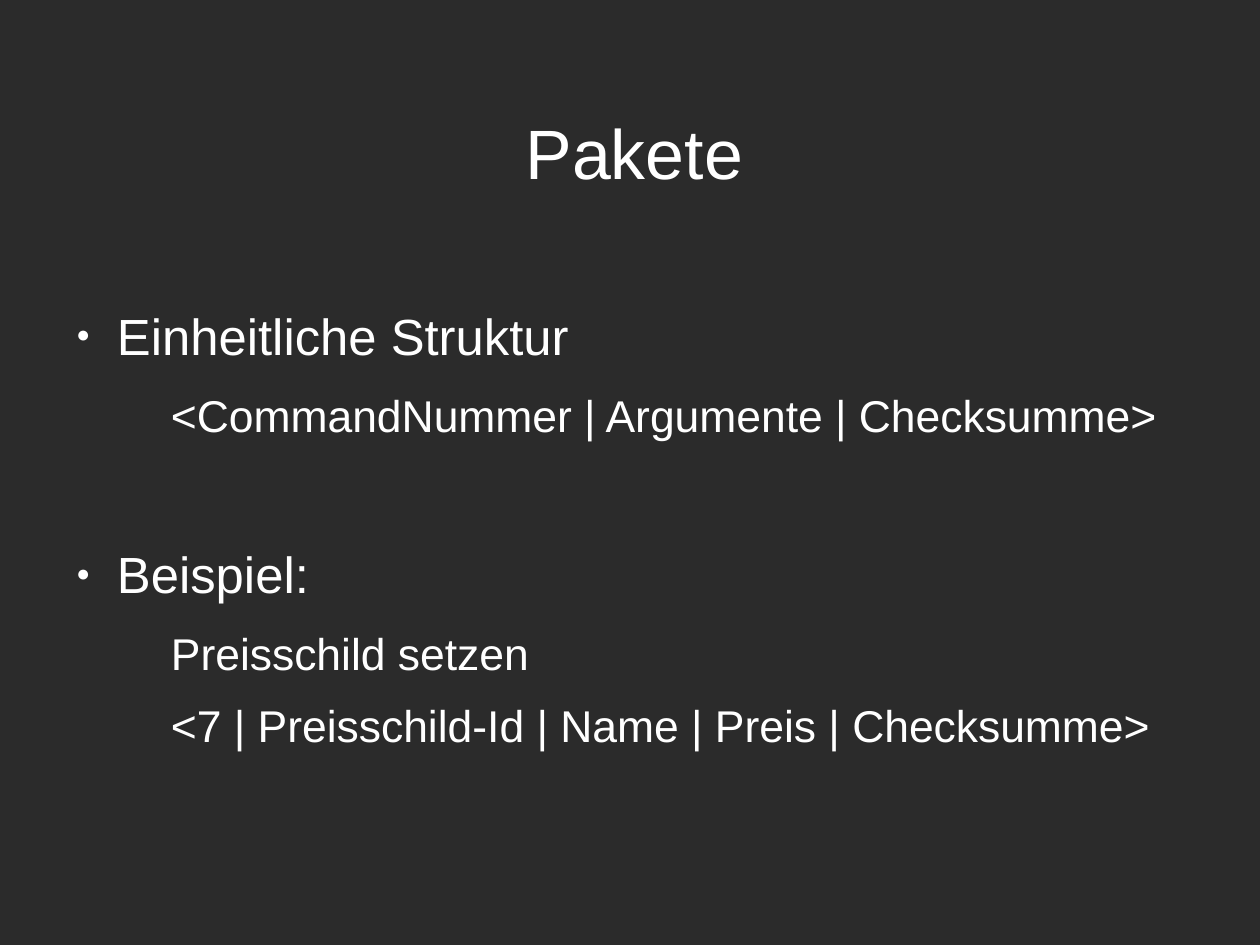
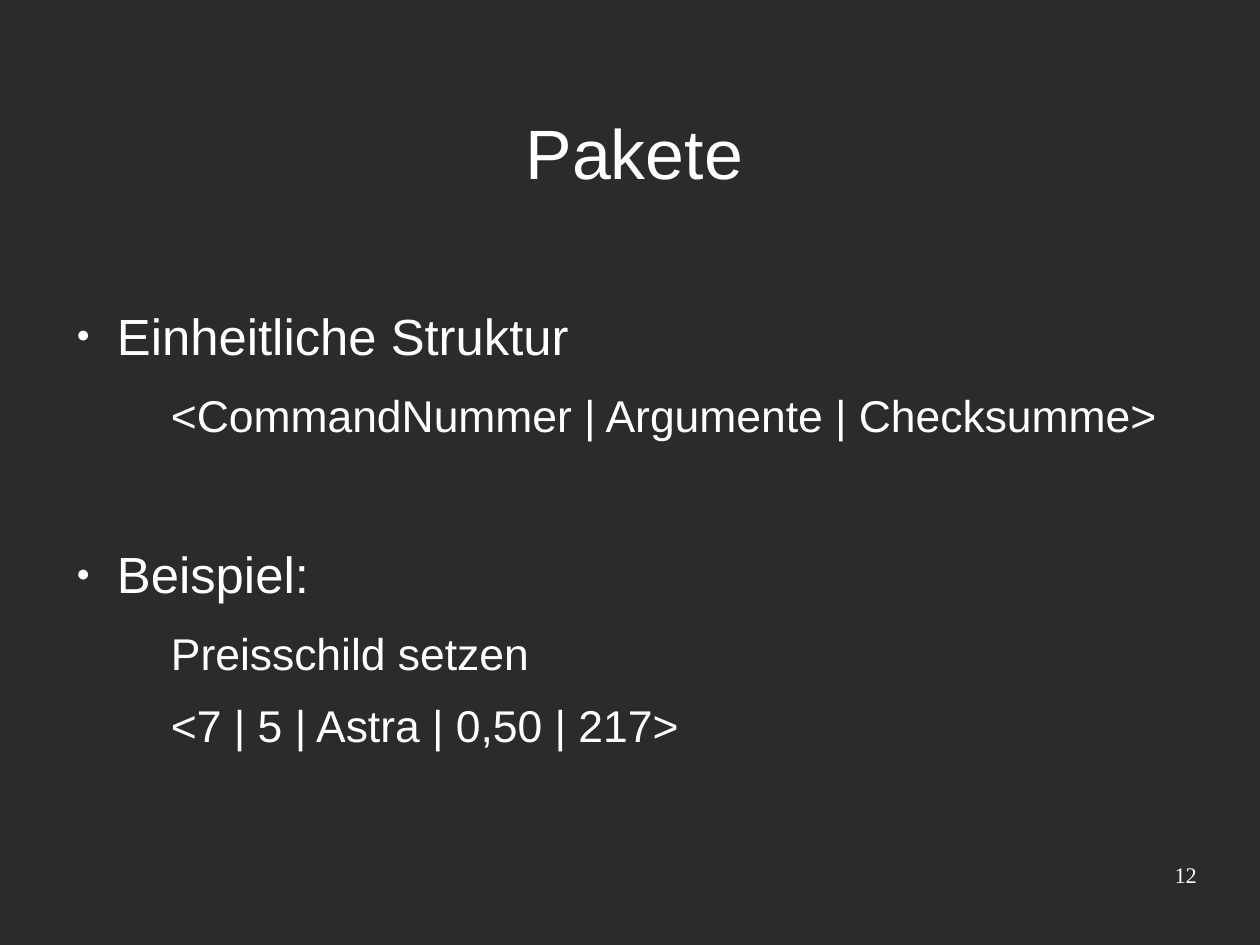
Before and after one commit to Niondir/rika-led, a slide deck: slide 12 of präsentation 3/part 1/präsentation31.odp (slide 11 before the commit). Drawn at 1260x945 pixels with LibreOffice and Linux fonts; fonts in the diff are those of the drawing; background and template pictures are left out; a plain dark background stands for a picture behind light text. Boxes give left, top, right and bottom in pixels: in the first picture for what was removed or moved away, otherwise in the second. Text is boxed around its words. In the diff, an @@ line names an element or a change of style, - is before the commit and + after.

```diff
--- a/präsentation 3/part 1/präsentation31.odp
+++ b/präsentation 3/part 1/präsentation31.odp
@@ text at [171, 711, 678, 748]: text changed @@
-  <7 | Preisschild-Id | Name | Preis | Checksumme>
+  <7 | 5 | Astra | 0,50 | 217>
@@ page number added at [1175, 868, 1197, 883], 14 pt, text #FFFFFF @@
+12
```
Also in this commit, not shown: 9 other slides changed, 2 slides added, 1 slide removed.
